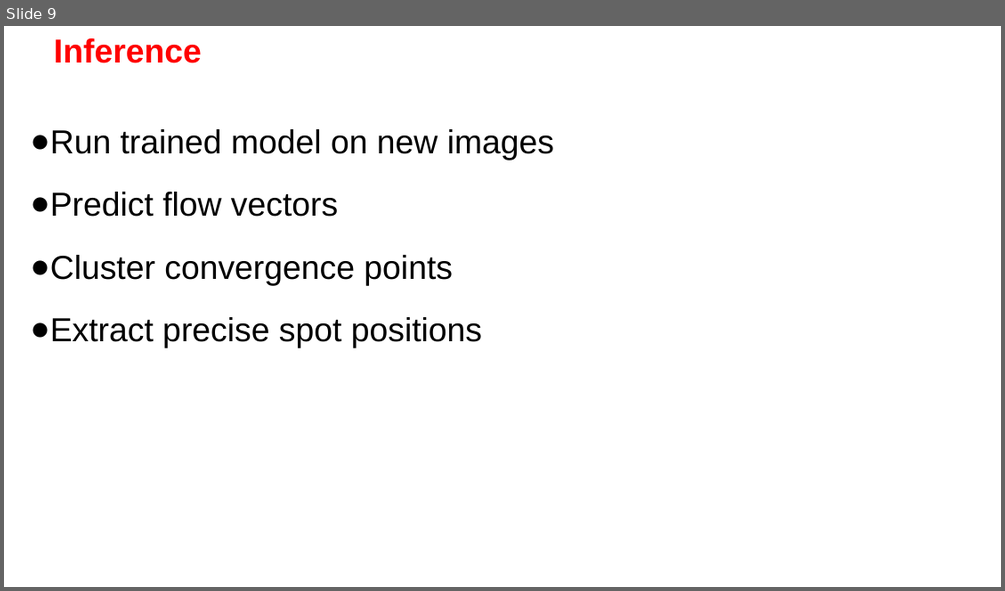
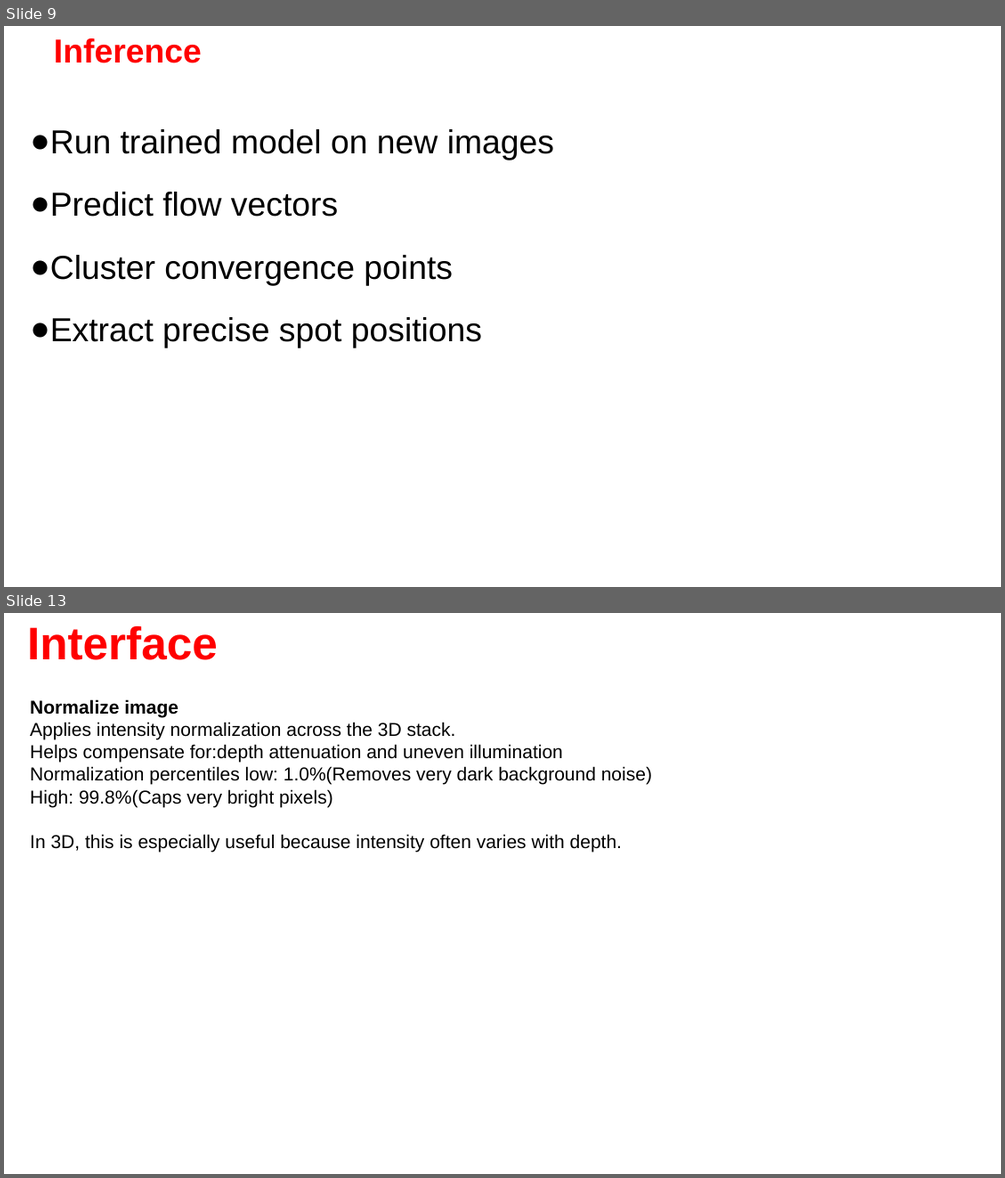
Before and after one commit to Nahuel88Ar/Lysosomes, a slide deck: SPOTIFLOW.pptx. Shown one above the other, each under a label of ours: slide 9 before the commit, slides 9 and 13 after it; the slides between them are not shown. The pictures are 1005x591 and 1005x1178 pixels, drawn with LibreOffice and Linux fonts; fonts in the diff are those of the drawing; background and template pictures are left out. Boxes give left, top, right and bottom in pixels: in the first picture for what was removed or moved away, otherwise in the second. Text is boxed around its words. In the diff, an @@ line names an element or a change of style, - is before the commit and + after.

```diff
--- a/SPOTIFLOW.pptx
+++ b/SPOTIFLOW.pptx
@@ slide 13 added at <box>4,613,1001,1174</box>, background picture (left out) @@
@@ text added at <box>27,625,218,660</box>, 44 pt, text #FF0000, bold @@
+Interface
@@ text added at <box>30,699,652,852</box>, 18 pt, text #000000 @@
+Normalize image
+Applies intensity normalization across the 3D stack.
+Helps compensate for:depth attenuation and uneven illumination
+Normalization percentiles low: 1.0%(Removes very dark background noise)
+High: 99.8%(Caps very bright pixels)
+In 3D, this is especially useful because intensity often varies with depth.
```
Also in this commit, not shown: 1 slide changed, 9 other slides added, 7 slides removed.
